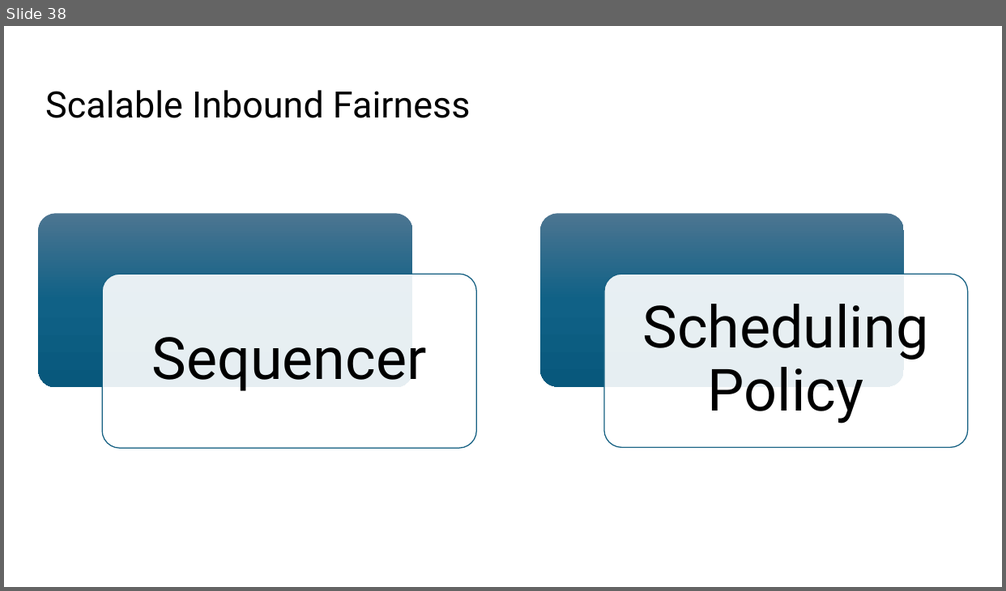
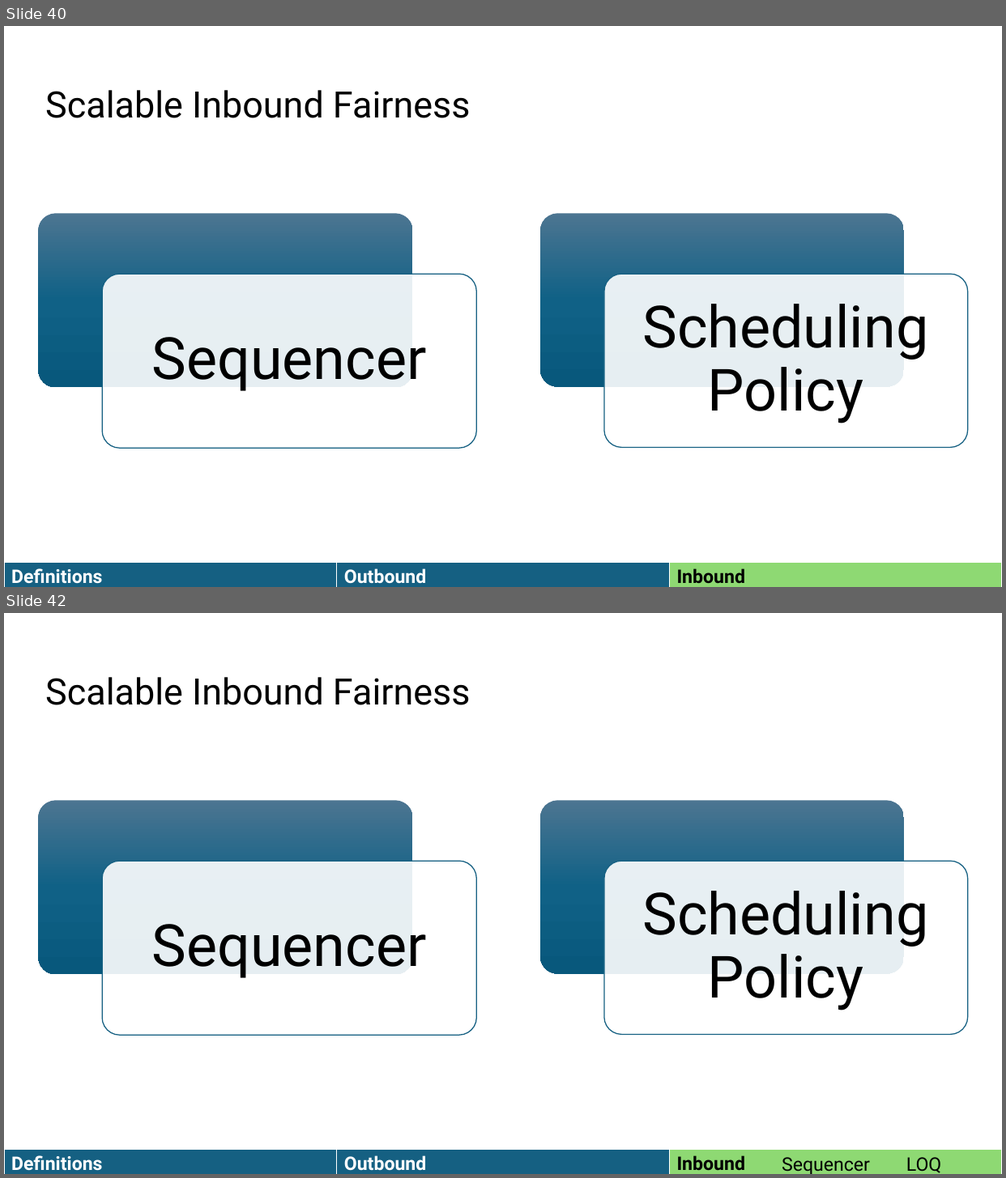
Before and after one commit to HaseebLUMS/Onyx-Presentation, a slide deck: Onyx SIGCOMM.pptx. Shown one above the other, each under a label of ours: slide 38 before the commit, slides 40 and 42 after it; the slides between them are not shown. The pictures are 1006x591 and 1006x1178 pixels, drawn with LibreOffice and Linux fonts; fonts in the diff are those of the drawing. Boxes give left, top, right and bottom in pixels: in the first picture for what was removed or moved away, otherwise in the second. Text is boxed around its words. In the diff, an @@ line names an element or a change of style, - is before the commit and + after.

```diff
--- a/Onyx SIGCOMM.pptx
+++ b/Onyx SIGCOMM.pptx
@@ slide 42 added at [4,613,1002,1174], background #FFFFFF @@
@@ text added at [45,677,471,705], 35 pt, text #000000 @@
+Scalable Inbound Fairness
@@ group added at [39,800,968,1035]: 4 rounded rectangles, 2 texts @@
+Sequencer
+Scheduling Policy
@@ table added at [4,1150,1001,1174], 1 rows, 3 columns @@
+Definitions | Outbound | Inbound
@@ text added at [782,1157,870,1174], 18 pt, text #000000 @@
+Sequencer
@@ text added at [906,1157,941,1174], 18 pt, text #000000 @@
+LOQ
@@ what was slide 38 is now slide 40 @@
@@ slide 40 changed as well @@
@@ table added at [4,563,1001,587], 1 rows, 3 columns @@
+Definitions | Outbound | Inbound
```
Also in this commit, not shown: 40 other slides changed, 3 other slides added.
